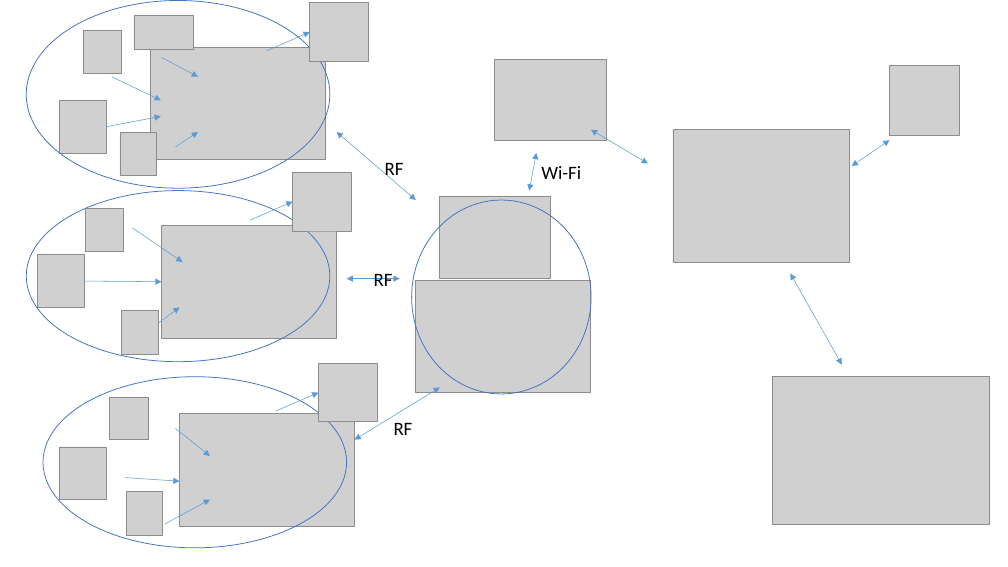
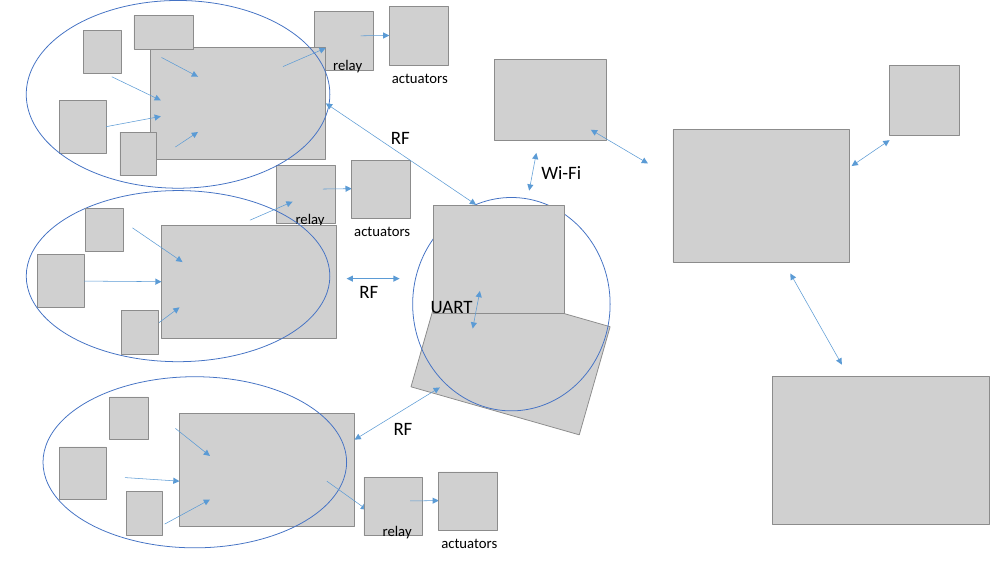
Before and after one commit to sangphanthanh/CP_SmartGarden, a slide deck: slide 10 of document/Presentation/Present01.pptx. Drawn at 1008x567 pixels with LibreOffice and Linux fonts; fonts in the diff are those of the drawing; grey boxes stand for pictures. Boxes give left, top, right and bottom in pixels: in the first picture for what was removed or moved away, otherwise in the second. Text is boxed around its words. In the diff, an @@ line names an element or a change of style, - is before the commit and + after.

Commit message:
Sửa boudaries system trong slide 10 của file present01 Thêm file present Progress Report

```diff
--- a/document/Presentation/Present01.pptx
+++ b/document/Presentation/Present01.pptx
@@ picture moved from (x1=310, y1=3, x2=369, y2=62) to (x1=315, y1=12, x2=374, y2=71) @@
@@ picture moved from (x1=318, y1=363, x2=377, y2=422) to (x1=389, y1=7, x2=448, y2=66) @@
@@ arrow moved from (267, 51) - (310, 32) to (283, 67) - (326, 48) @@
@@ arrow added from (361, 36) to (389, 36), #5B9BD5 0.5 pt @@
@@ text added at (x1=333, y1=60, x2=362, y2=75), 14 pt, text #000000 @@
+relay
@@ text added at (x1=392, y1=73, x2=448, y2=83), 14 pt, text #000000 @@
+actuators
@@ double arrow moved from (337, 132) - (416, 200) to (326, 104) - (476, 205) @@
@@ text "RF" moved from (x1=385, y1=163, x2=404, y2=181) to (x1=391, y1=132, x2=410, y2=149) @@
@@ picture moved from (x1=293, y1=172, x2=352, y2=231) to (x1=352, y1=160, x2=411, y2=219) @@
@@ ellipse resized from (x1=412, y1=200, x2=591, y2=395) to (x1=413, y1=197, x2=610, y2=411) @@
@@ picture resized from (x1=440, y1=196, x2=551, y2=278) to (x1=434, y1=206, x2=565, y2=314) @@
@@ group added at (x1=277, y1=165, x2=410, y2=236): 2 texts, 1 picture, 1 arrow @@
+relay
+actuators
@@ text "RF" moved from (x1=374, y1=274, x2=393, y2=286) to (x1=359, y1=286, x2=378, y2=298) @@
@@ picture at (x1=411, y1=279, x2=610, y2=435): rotation 0 to 15 degrees @@
@@ text added at (x1=431, y1=298, x2=473, y2=316), 18 pt, text #000000 @@
+UART
@@ double arrow added from (480, 291) to (473, 329), #5B9BD5 0.5 pt @@
@@ arrow moved from (276, 411) - (318, 392) to (327, 482) - (368, 510) @@
@@ group added at (x1=364, y1=472, x2=498, y2=548): 2 pictures, 2 texts, 1 arrow @@
+relay
+actuators
```
Also in this commit, not shown: 2 other files.
